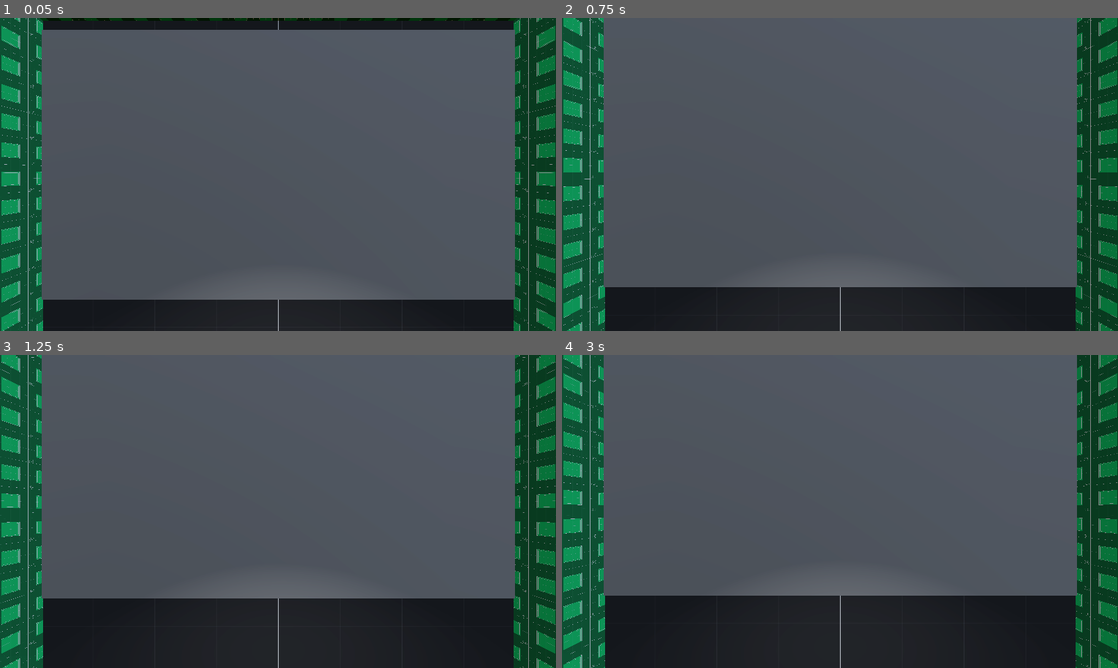
Above: before the commit, frames 1-4 (two rows, left to right).
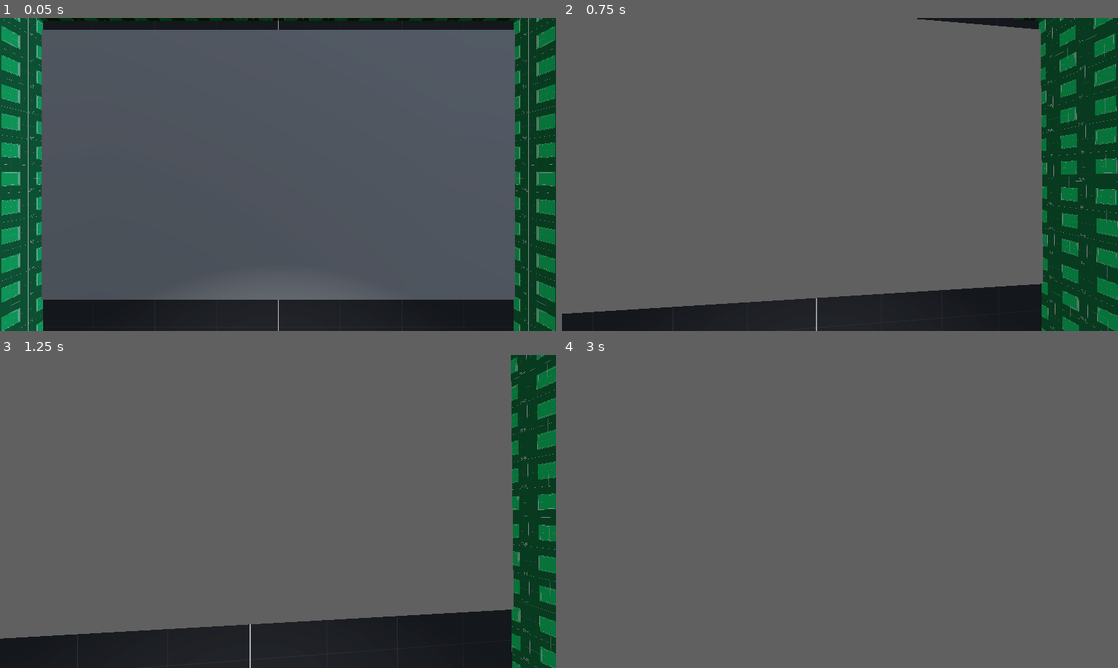
Above: after the commit, the same moments.

Repository: Hhk187/DeadlyMaze
Game: Godot game, scene res://Scenes/TestingGrounds/PlainWorld/plain_world.tscn
The game is run twice, just before and just after one commit, with the same random seed, the same clock (stepped at 60 frames per second) and the same inputs.
Inputs (mouse positions are in pixels of both pictures, inside the frame that each line leads up to):
- Up to frame 1 (0.05 s): no input
- Up to frame 2 (0.75 s): tap Enter (ui_accept) at 0.5 s; move the mouse to (867, 174) at 0.52 s; hold W (forward) from 0.53 s (still down); hold Ctrl (Crouch) from 0.53 s (still down)
- Up to frame 3 (1.25 s): keep holding W (forward); keep holding Ctrl (Crouch); tap Space (Jump) at 0.77 s
- Up to frame 4 (3 s): keep holding W (forward); move the mouse to (812, 511) at 1.27 s; release Ctrl (Crouch) at 1.28 s; tap Shift (run) at 1.35 s; tap Space (Jump) at 1.52 s; move the mouse to (851, 505) at 2.02 s; hold Tab (switch_between_pov) 2.03-2.78 s; tap Enter (ui_accept) at 2.75 s; move the mouse to (834, 517) at 2.77 s; tap Ctrl (Crouch) at 2.85 s

Frame 1 is identical in both runs. In frame 2, 20% of the frame differs, in the area x 0-100%, y 0-100%; in frame 3, 17%; in frame 4, 35%.

Commit message:
Refactor viewport paths in PlayerBrainRoom and PlainWorld scenes for consistency and clarity

Diff:
--- a/Scenes/PlayerBrainRoom/PlayerBrainRoom.tscn
+++ b/Scenes/PlayerBrainRoom/PlayerBrainRoom.tscn
@@ -16,7 +16,7 @@
 [sub_resource type="CylinderMesh" id="CylinderMesh_lrxol"]
 
 [sub_resource type="ViewportTexture" id="ViewportTexture_h30xf"]
-viewport_path = NodePath("BaseMonitor/SubViewportContainer/SubViewport")
+viewport_path = NodePath("SubViewportContainer/SubViewport")
 
 [node name="PlayerBrain" type="Node3D"]
 script = ExtResource("1_d7i14")
--- a/Scenes/TestingGrounds/PlainWorld/plain_world.tscn
+++ b/Scenes/TestingGrounds/PlainWorld/plain_world.tscn
@@ -9,14 +9,11 @@
 albedo_texture = ExtResource("2_7sq5c")
 
 [sub_resource type="ViewportTexture" id="ViewportTexture_2r0db"]
-viewport_path = NodePath("SubViewport")
+viewport_path = NodePath("Entities/PlayerTV/SubViewport")
 
 [node name="PlainWorld" instance=ExtResource("1_2ayr2")]
 
 [node name="PlayerTV" parent="Entities" index="0" instance=ExtResource("4_2r0db")]
-
-[node name="State" parent="Entities/PlayerTV" index="1"]
-is_controlled = true
 
 [node name="CameraViewPort" parent="Entities/PlayerTV/SubViewport" index="0"]
 transform = Transform3D(1, 0, 0, 0, 1, 0, 0, 0, 1, 0, 2.5, -0.9)
@@ -29,9 +26,6 @@
 
 [node name="PlayerBrain" parent="." index="3" instance=ExtResource("3_jikof")]
 transform = Transform3D(1, 0, 0, 0, 1, 0, 0, 0, 1, 0, -25.1233, 0)
-
-[node name="State" parent="PlayerBrain/PlayableBrain" index="1"]
-is_controlled = false
 
 [node name="CameraViewPort" parent="PlayerBrain/PlayableBrain/SubViewport" index="0"]
 transform = Transform3D(-1, 0, -1.50996e-07, 0, 1, 0, 1.50996e-07, 0, -1, 2.35717e-08, -15.129, 1.2783)
